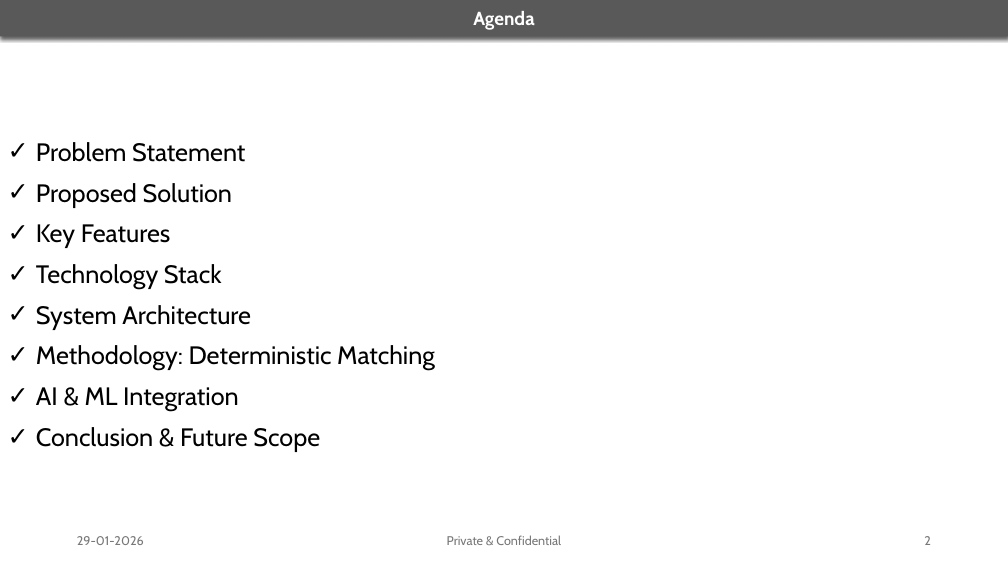
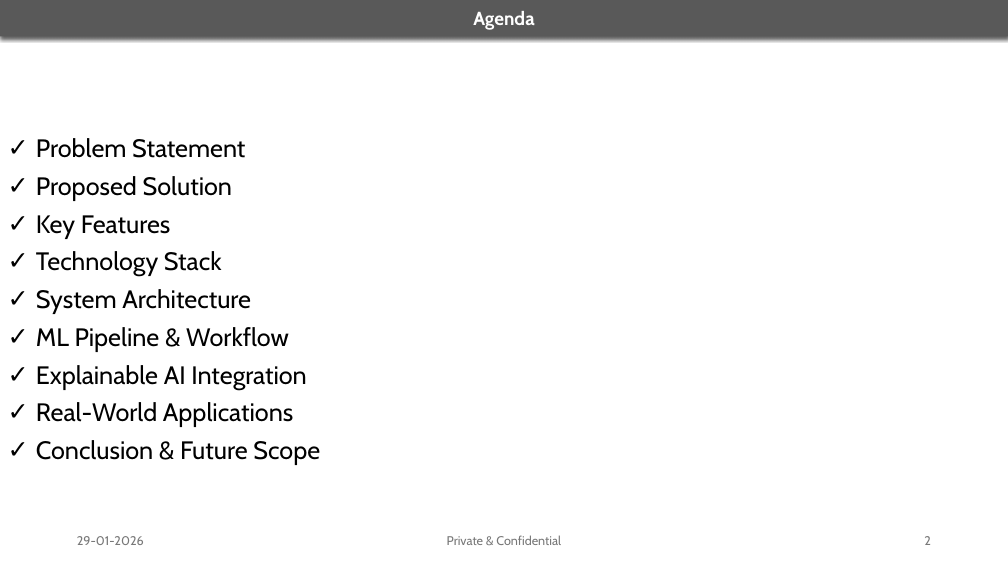
Before and after one commit to Bhanu-Koppadi/consumer-complaints-ml-genai-ntier, a slide deck: slide 2 of docs/reviews/InitialReview.pptx. Drawn at 1008x567 pixels with LibreOffice and Linux fonts; fonts in the diff are those of the drawing. Boxes give left, top, right and bottom in pixels: in the first picture for what was removed or moved away, otherwise in the second. Text is boxed around its words. In the diff, an @@ line names an element or a change of style, - is before the commit and + after.

```diff
--- a/docs/reviews/InitialReview.pptx
+++ b/docs/reviews/InitialReview.pptx
@@ text at <box>36,138,320,465</box>: line spacing 1 to 0.9 @@
@@ text at <box>36,327,306,427</box>: text changed @@
-✓ Methodology: Deterministic Matching
-✓ AI & ML Integration
+✓ ML Pipeline & Workflow
+✓ Explainable AI Integration
+✓ Real-World Applications
```
Also in this commit, not shown: 9 other slides changed, 1 other file.
